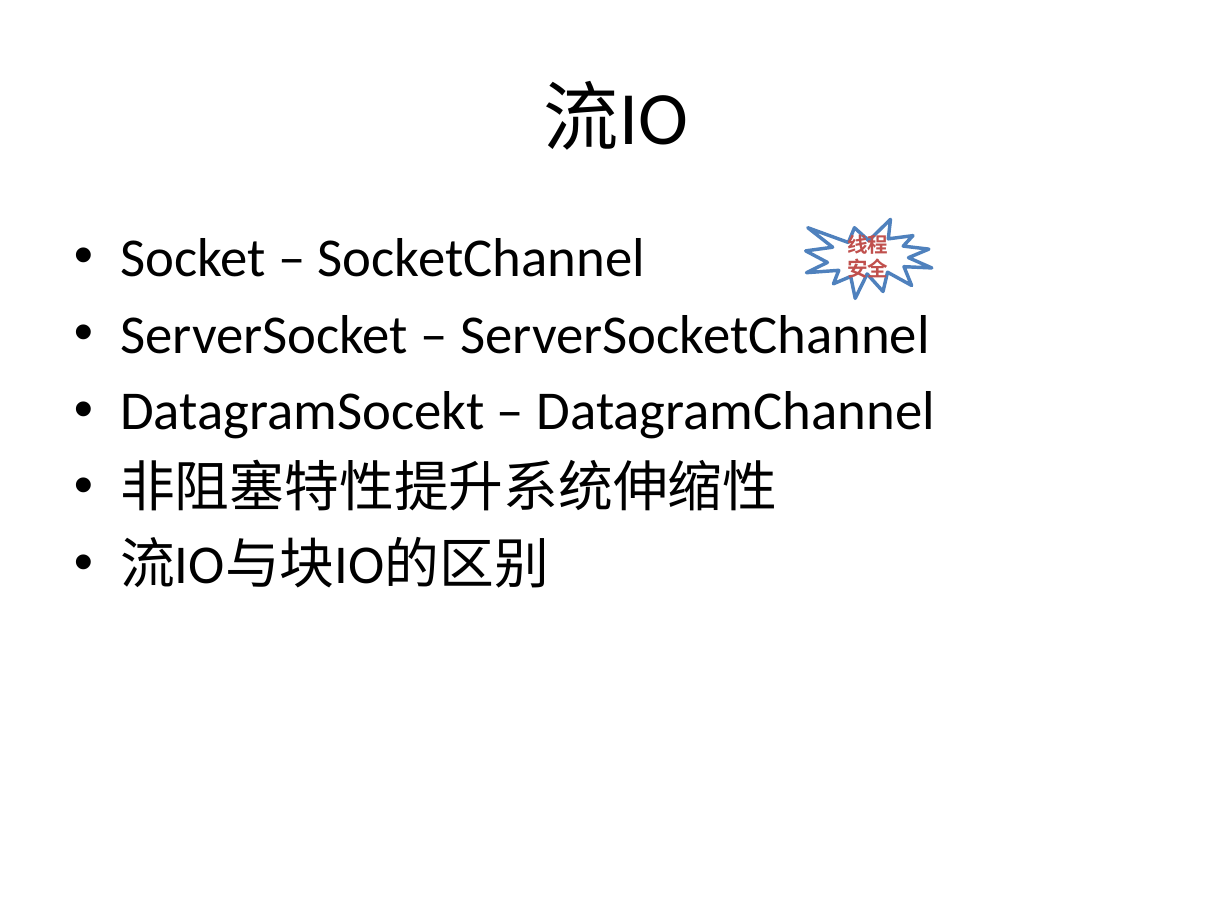
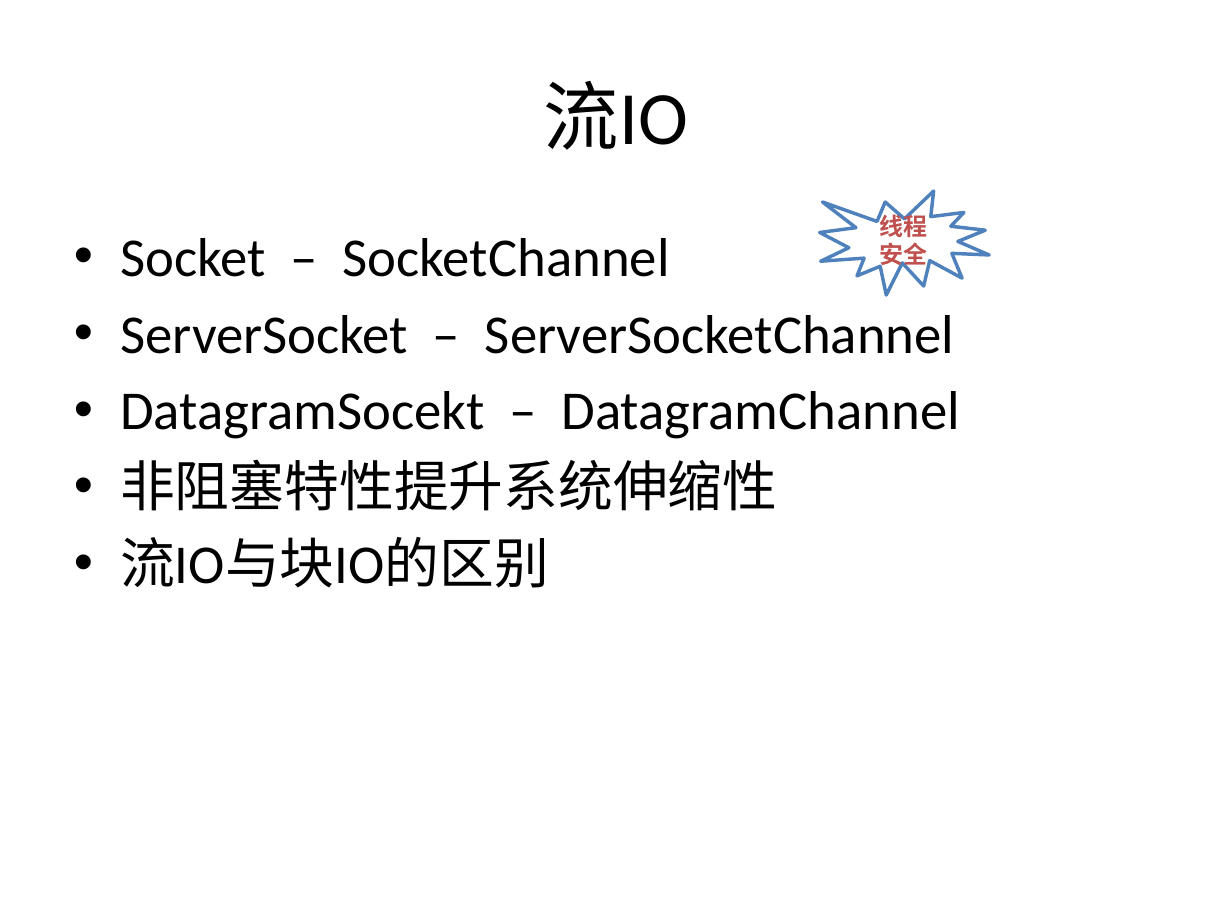
Before and after one commit to guhanjie/Knowledge-sharing, a slide deck: slide 39 of 扒一扒Java IO那些事儿.pptx. Drawn at 1232x924 pixels with LibreOffice and Linux fonts; fonts in the diff are those of the drawing. Boxes give left, top, right and bottom in pixels: in the first picture for what was removed or moved away, otherwise in the second. Text is boxed around its words. In the diff, an @@ line names an element or a change of style, - is before the commit and + after.

```diff
--- a/扒一扒Java IO那些事儿.pptx
+++ b/扒一扒Java IO那些事儿.pptx
@@ irregular seal "线程安全": place and size @@
-irregular seal "线程安全" at [806, 219, 931, 298]
+irregular seal "线程安全" at [819, 191, 989, 294]
@@ irregular seal "线程安全" at [819, 191, 989, 294]: size 12 to 14 pt @@
@@ text "Socket – SocketChannel" rewrapped from [120, 238, 935, 588] to [120, 238, 959, 588] @@
```
Also in this commit, not shown: 9 other slides changed, 6 slides added, 1 slide removed.
